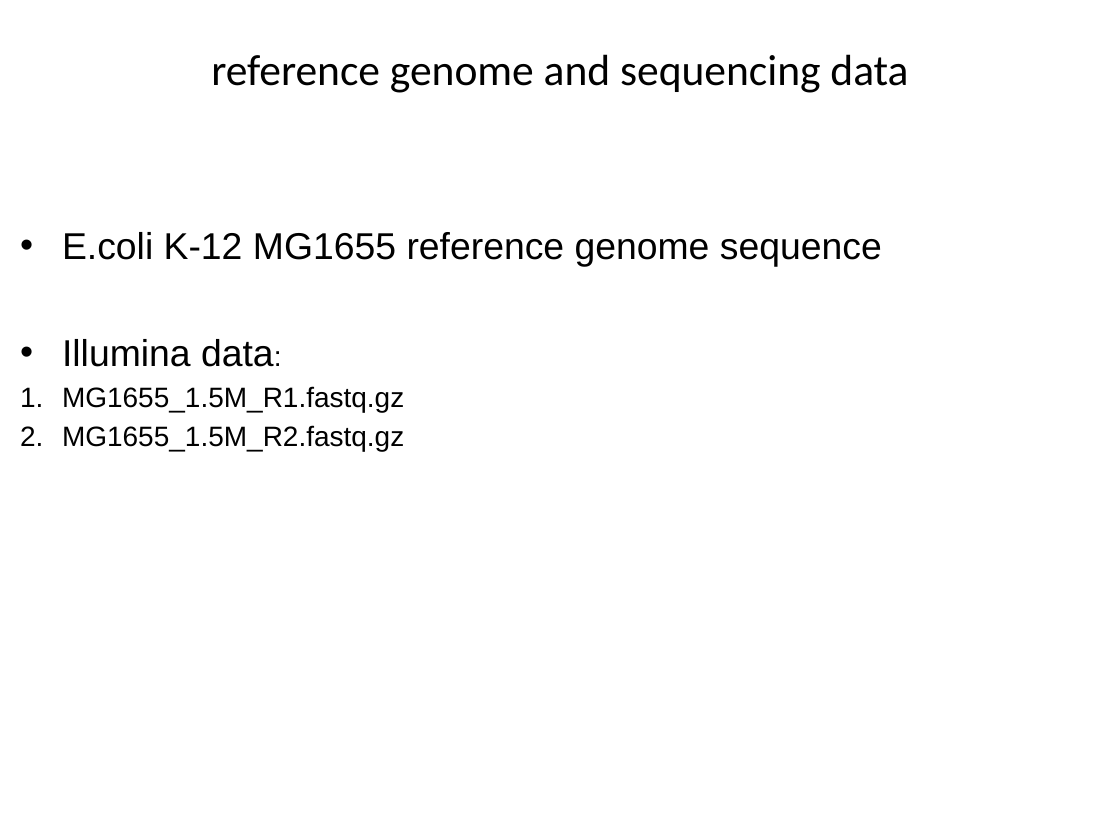
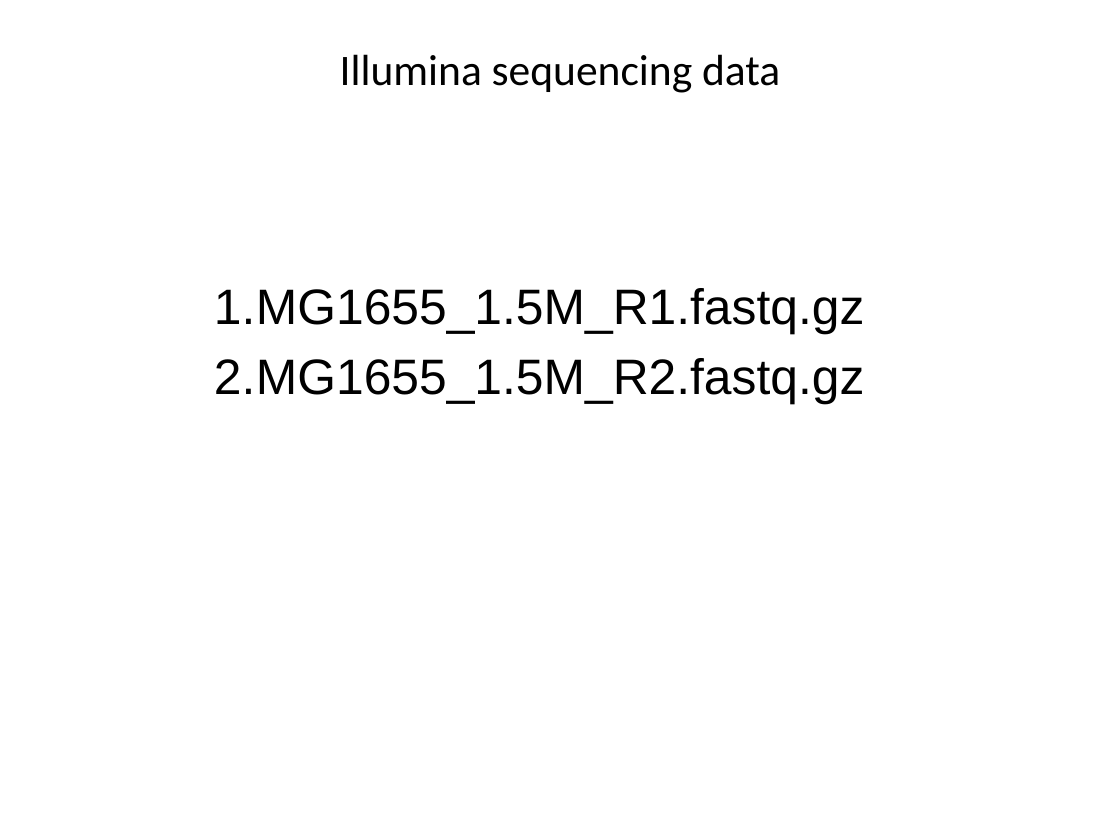
Before and after one commit to liu3zhenlab/teaching, a slide deck: slide 4 of PLPTH813Bioinformatis/2023/labs/lab09_assembly.pptx. Drawn at 1120x840 pixels with LibreOffice and Linux fonts; fonts in the diff are those of the drawing. Boxes give left, top, right and bottom in pixels: in the first picture for what was removed or moved away, otherwise in the second. Text is boxed around its words. In the diff, an @@ line names an element or a change of style, - is before the commit and + after.

```diff
--- a/PLPTH813Bioinformatis/2023/labs/lab09_assembly.pptx
+++ b/PLPTH813Bioinformatis/2023/labs/lab09_assembly.pptx
@@ title at (x1=340, y1=54, x2=780, y2=93): text changed @@
-reference genome and sequencing data
+Illumina sequencing data
@@ text at (x1=62, y1=232, x2=882, y2=367): paragraphs removed @@
-• E.coli K-12 MG1655 reference genome sequence
-• Illumina data:
@@ text "MG1655_1.5M_R1.fastq.gz" moved from (x1=62, y1=232, x2=882, y2=452) to (x1=214, y1=288, x2=865, y2=405) @@
@@ text "MG1655_1.5M_R1.fastq.gz" at (x1=214, y1=288, x2=865, y2=405): size 18 to 32 pt; more space between paragraphs @@
```
Also in this commit, not shown: 6 other slides changed, 2 other files.
